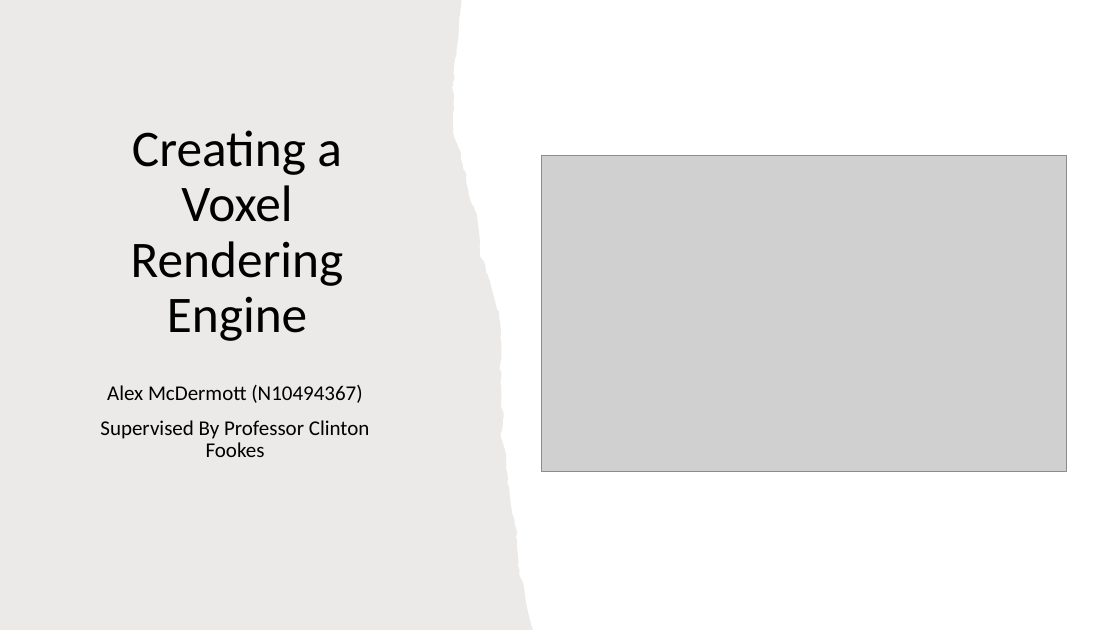
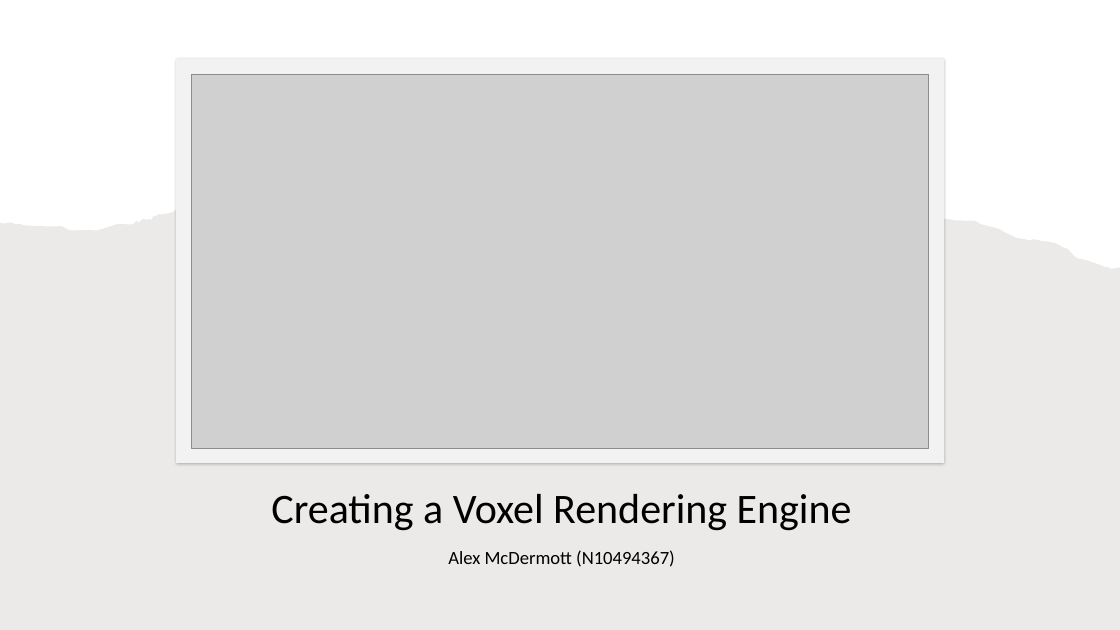
Before and after one commit to AlexMcDermott/EGH400-VoxelEngine, a slide deck: slide 1 of assessment/Delivery/Presentation.pptx. Drawn at 1120x630 pixels with LibreOffice and Linux fonts; fonts in the diff are those of the drawing; grey boxes stand for pictures. Boxes give left, top, right and bottom in pixels: in the first picture for what was removed or moved away, otherwise in the second. Text is boxed around its words. In the diff, an @@ line names an element or a change of style, - is before the commit and + after.

```diff
--- a/assessment/Delivery/Presentation.pptx
+++ b/assessment/Delivery/Presentation.pptx
@@ freeform shape added at [176,60,944,463], fill #F2F2F2 @@
@@ picture added at [191,74,928,449] @@
@@ freeform shape: place and size @@
-freeform shape at [0,0,534,630]
+freeform shape at [0,176,1120,630]
@@ picture removed at [542,155,1066,471] @@
@@ subtitle at [100,420,370,457]: paragraph removed @@
-Supervised By Professor Clinton Fookes
@@ title "Creating a Voxel Rendering Engine": place and size @@
-title "Creating a Voxel Rendering Engine" at [131,130,344,341]
+title "Creating a Voxel Rendering Engine" at [271,494,852,531]
@@ title "Creating a Voxel Rendering Engine" at [271,494,852,531]: size 44 to 36 pt @@
@@ subtitle "Alex McDermott (N10494367)": place and size @@
-subtitle "Alex McDermott (N10494367)" at [100,385,370,457]
+subtitle "Alex McDermott (N10494367)" at [448,550,675,567]
@@ subtitle "Alex McDermott (N10494367)" at [448,550,675,567]: size 18 to 16 pt @@
```
Also in this commit, not shown: 16 slides added, 10 slides removed, 1 other file.
